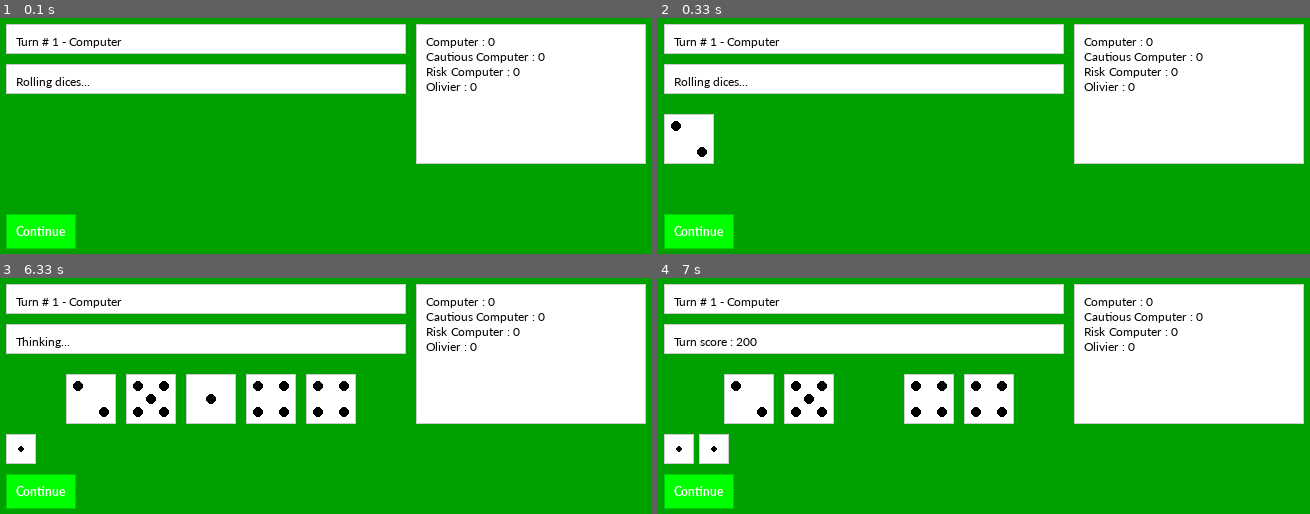
Above: before the commit, frames 1-4 (two rows, left to right).
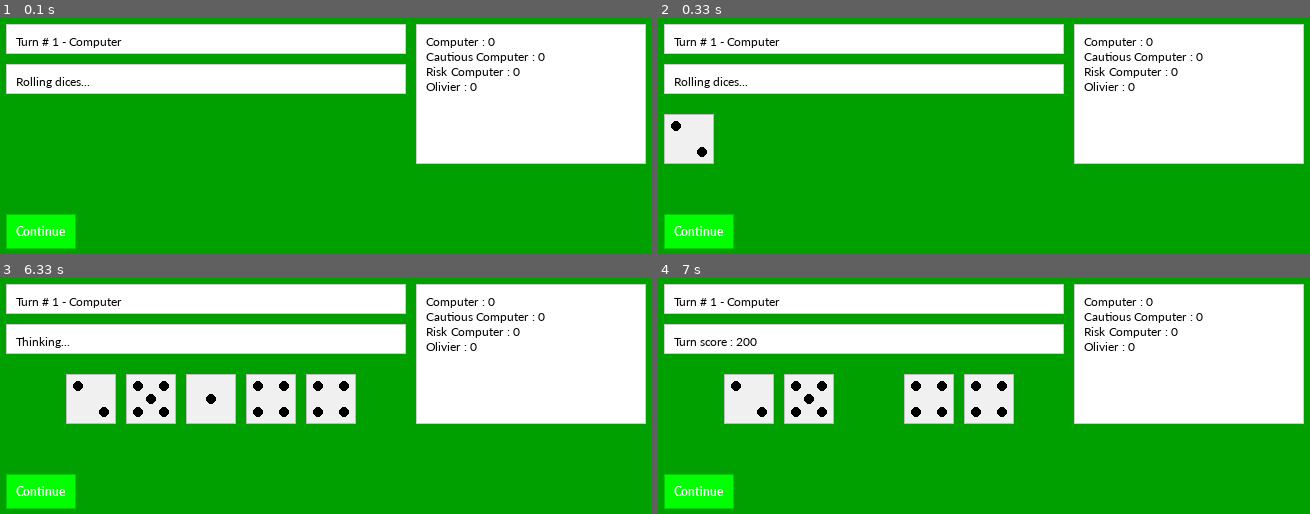
Above: after the commit, the same moments.

Repository: OlivierIrac/experiments
Game: pygame game, started from FarkleDiceGame/pygameMain.py
Two runs of this game, one before a commit and one after it. Both use one fixed random seed, a clock stepped at 60 frames per second and the inputs below.
Inputs (mouse positions are in pixels of both pictures, inside the frame that each line leads up to):
- Up to frame 1 (0.1 s): no input
- Up to frame 2 (0.33 s): no input
- Up to frame 3 (6.33 s): click (541, 386) at 0.38 s; press the mouse at (91, 398) at 1.2 s; move the mouse to (332, 440) at 1.3 s; release the mouse at (573, 483) at 1.43 s; click (234, 344) at 1.55 s; click (430, 379) at 1.88 s; press the mouse at (332, 398) at 2.2 s; move the mouse to (417, 438) at 2.3 s; release the mouse at (508, 480) at 2.43 s; click (378, 436) at 3.55 s; press the mouse at (528, 353) at 3.87 s; move the mouse to (515, 384) at 3.97 s; release the mouse at (502, 414) at 4.1 s; press the mouse at (149, 398) at 5.2 s; move the mouse to (136, 393) at 5.3 s; release the mouse at (117, 388) at 5.43 s; click (404, 370) at 5.55 s; press the mouse at (208, 299) at 5.87 s; move the mouse to (267, 355) at 5.97 s; release the mouse at (326, 414) at 6.1 s; press the mouse at (273, 398) at 6.2 s; move the mouse to (397, 379) at 6.3 s
- Up to frame 4 (7 s): release the mouse at (1179, 362) at 6.43 s

Frame 1 is identical in both runs. In frame 3, 0.6% of the frame differs, in the area x 0-6%, y 66-79%; in frame 4, 1.2%, in the area x 0-11%, y 66-79%.

Commit message:
updated dice roll animation, but bugged

Diff:
--- a/FarkleDiceGame/pygameMain.py
+++ b/FarkleDiceGame/pygameMain.py
@@ -92,8 +92,7 @@
 
     def startDiceAnimation(self, msg, sound=False, selectable=False):
         self.diceRollUI.update(self.diceRoll)
-        # FIXME: selectable method to update all sub dices
-        self.diceRollUI.selectable = selectable
+        self.diceRollUI.setSelectable(selectable)
         self.diceRollUI.startAnimation(self.diceSound, self.animationTime)
         self.diceKeptAnimationStep = 0
         self.dicesKeptAnimation = list(self.turnDiceKept)
@@ -105,12 +104,13 @@
 
     def completeDiceAnimation(self):
         # fast forward all on-going animations
-        self.diceRollUI.stopAnimation()
-        for n in range(self.diceKeptAnimationStep, len(self.dicesKept)):
-            self.diceRoll.remove(self.dicesKept[n])
-        self.diceRollUI.update(self.diceRoll)
         self.diceKeptAnimationStep = len(self.dicesKept)
         self.updateDiceAnimation()
+        self.diceRollUI.stopAnimation()
+        if(len(self.dicesKept) > 0):
+            for n in range(self.diceKeptAnimationStep, len(self.dicesKept)):
+                self.diceRoll.remove(self.dicesKept[n])
+        self.diceRollUI.update(self.diceRoll)
 
     def stopDiceAnimation(self):
         # stop all on-going animations
@@ -119,6 +119,7 @@
         self.diceAnimationRunning = False
 
     def updateDiceAnimation(self):
+        print("updateDiceAnimation")
         # Animate dice kept
         if(self.diceAnimationRunning):
             if (self.diceKeptAnimationStep >= len(self.dicesKept)):
--- a/FarkleDiceGame/pygameUI.py
+++ b/FarkleDiceGame/pygameUI.py
@@ -168,37 +168,16 @@
         self.topLeftMargin = int(self.size / 4)
         self.center = int(self.size / 2)
         self.bottomRightMargin = self.size - self.topLeftMargin
-        self.dotPosition = [
-            [
-                (self.center, self.center)  # 1
-            ],
-            [
-                (self.topLeftMargin, self.topLeftMargin), (self.bottomRightMargin, self.bottomRightMargin)  # 2
-            ],
-            [
-                (self.topLeftMargin, self.topLeftMargin), (self.center, self.center),
-                (self.bottomRightMargin, self.bottomRightMargin)  # 3
-            ],
-            [
-                (self.topLeftMargin, self.topLeftMargin), (self.bottomRightMargin, self.bottomRightMargin),
-                (self.topLeftMargin, self.bottomRightMargin), (self.bottomRightMargin, self.topLeftMargin)  # 4
-            ],
-            [
-                (self.topLeftMargin, self.topLeftMargin), (self.bottomRightMargin, self.bottomRightMargin),
-                (self.center, self.center),
-                (self.topLeftMargin, self.bottomRightMargin), (self.bottomRightMargin, self.topLeftMargin)  # 5
-            ],
-            [
-                (self.topLeftMargin, self.topLeftMargin), (self.bottomRightMargin, self.bottomRightMargin),
-                (self.topLeftMargin, self.bottomRightMargin), (self.bottomRightMargin, self.topLeftMargin),
-                (self.center, self.topLeftMargin), (self.center, self.bottomRightMargin)  # 6
-            ]
-        ]
-
-    def update(self, diceValue, color=pygame.Color('white'), selectable=False):
-        self.backgroundColor = color
+
+    def setSelectable(self, selectable):
+        print("dice selectable", selectable)
+        self.selectable = selectable
+
+    def setDiceValue(self, diceValue):
         self.diceValue = diceValue
-        self.selectable = selectable
+
+    def getDiceValue(self):
+        return self.diceValue
 
     def setColor(self, color=pygame.Color('white')):
         self.backgroundColor = color
@@ -247,7 +226,34 @@
                              pygame.Rect(rect), self.borderThickness)
 
         # drow dice dots
-        for dot in self.dotPosition[self.diceValue - 1]:
+        dotPosition = [
+            [
+                (self.center, self.center)  # 1
+            ],
+            [
+                (self.topLeftMargin, self.topLeftMargin), (self.bottomRightMargin, self.bottomRightMargin)  # 2
+            ],
+            [
+                (self.topLeftMargin, self.topLeftMargin), (self.center, self.center),
+                (self.bottomRightMargin, self.bottomRightMargin)  # 3
+            ],
+            [
+                (self.topLeftMargin, self.topLeftMargin), (self.bottomRightMargin, self.bottomRightMargin),
+                (self.topLeftMargin, self.bottomRightMargin), (self.bottomRightMargin, self.topLeftMargin)  # 4
+            ],
+            [
+                (self.topLeftMargin, self.topLeftMargin), (self.bottomRightMargin, self.bottomRightMargin),
+                (self.center, self.center),
+                (self.topLeftMargin, self.bottomRightMargin), (self.bottomRightMargin, self.topLeftMargin)  # 5
+            ],
+            [
+                (self.topLeftMargin, self.topLeftMargin), (self.bottomRightMargin, self.bottomRightMargin),
+                (self.topLeftMargin, self.bottomRightMargin), (self.bottomRightMargin, self.topLeftMargin),
+                (self.center, self.topLeftMargin), (self.center, self.bottomRightMargin)  # 6
+            ]
+        ]
+
+        for dot in dotPosition[self.diceValue - 1]:
             if (self.dotSize >= 2):
                 pygame.draw.circle(self.surface, self.dotColor, (
                     self.position[0] + dot[0],
@@ -265,9 +271,9 @@
     def __init__(self, diceRoll, gap, size, position, surface, color=pygame.Color('white'), selectable=False):
         super().__init__(len(diceRoll) * (size + gap), size, position, surface)
         self.size = size
-        self.diceDraw = []
         self.diceRoll = diceRoll
         self.gap = gap
+        self.color = color
         self.selectable = selectable
 
         # TODO: create timer class to allocate unique timer value
@@ -285,19 +291,30 @@
         self.backupDiceValue = 0
         self.backupDice = 0
 
-        self.color = color
-        for n in range(0, len(diceRoll)):
+        self.diceDraw = []
+        for n in range(0, len(self.diceRoll)):
             self.diceDraw.append(
-                DiceUI(diceRoll[n], size, (position[0] + n * (size + gap), position[1]), surface, color, self.selectable))
+                DiceUI(self.diceRoll[n], self.size, (self.position[0] + n * (self.size + self.gap), self.position[1]), self.surface, self.color, self.selectable))
 
     def update(self, diceRoll):
-        self.__init__(diceRoll, self.gap, self.size, self.position, self.surface)
+        self.diceRoll.clear()
+        self.diceRoll = diceRoll
+        self.diceDraw.clear()
+        for n in range(0, len(self.diceRoll)):
+            self.diceDraw.append(
+                DiceUI(self.diceRoll[n], self.size, (self.position[0] + n * (self.size + self.gap), self.position[1]), self.surface, self.color, self.selectable))
 
     def remove(self, dice):
         for diceUI in self.diceDraw:
-            if(diceUI.diceValue == dice):
-                diceUI.update(0)
+            if(diceUI.getDiceValue() == dice):
+                diceUI.setDiceValue(0)
                 return
+
+    def setSelectable(self, selectable):
+        print("DiceRoll set selectable", selectable)
+        self.selectable = selectable
+        for n in range(0, len(self.diceRoll)):
+            self.diceDraw[n].setSelectable(self.selectable)
 
     def startAnimation(self, sound, time):
         if(len(self.diceRoll) != 0):
@@ -327,29 +344,27 @@
         self.stopRandomizeDice()
         pygame.time.set_timer(self.animationEvent, 0)
         self.nbDicesToDraw = len(self.diceRoll)
-        for dice in self.diceDraw:
-            dice.setColor(self.color)
 
     def isAnimationComplete(self):
         return(not self.animation)
 
     def startRandomizeDice(self, dice):
-        self.backupDiceValue = self.diceDraw[dice].diceValue
+        self.backupDiceValue = self.diceDraw[dice].getDiceValue()
         self.backupDice = dice
-        self.diceDraw[self.backupDice].diceValue = random.choice([1, 2, 3, 4, 5, 6])
+        self.diceDraw[self.backupDice].setDiceValue(random.choice([1, 2, 3, 4, 5, 6]))
         pygame.time.set_timer(self.randomDiceEvent, self.randomDiceAnimationTime)
         self.randomDiceAnimation = True
 
     def stopRandomizeDice(self):
         if(self.randomDiceAnimation):
-            self.diceDraw[self.backupDice].diceValue = self.backupDiceValue
+            self.diceDraw[self.backupDice].setDiceValue(self.backupDiceValue)
             pygame.time.set_timer(self.randomDiceEvent, 0)
             self.randomDiceAnimation = False
 
     def updateRandomizeDice(self):
         if(self.randomDiceAnimation):
             self.animationSound.play()
-            self.diceDraw[self.backupDice].diceValue = random.choice([1, 2, 3, 4, 5, 6])
+            self.diceDraw[self.backupDice].setDiceValue(random.choice([1, 2, 3, 4, 5, 6]))
             pygame.time.set_timer(self.randomDiceEvent, self.randomDiceAnimationTime)
 
     def draw(self):
@@ -371,5 +386,5 @@
         diceSelection = []
         for dice in self.diceDraw:
             if(dice.isSelected()):
-                diceSelection.append(dice.diceValue)
+                diceSelection.append(dice.getDiceValue())
         return diceSelection
